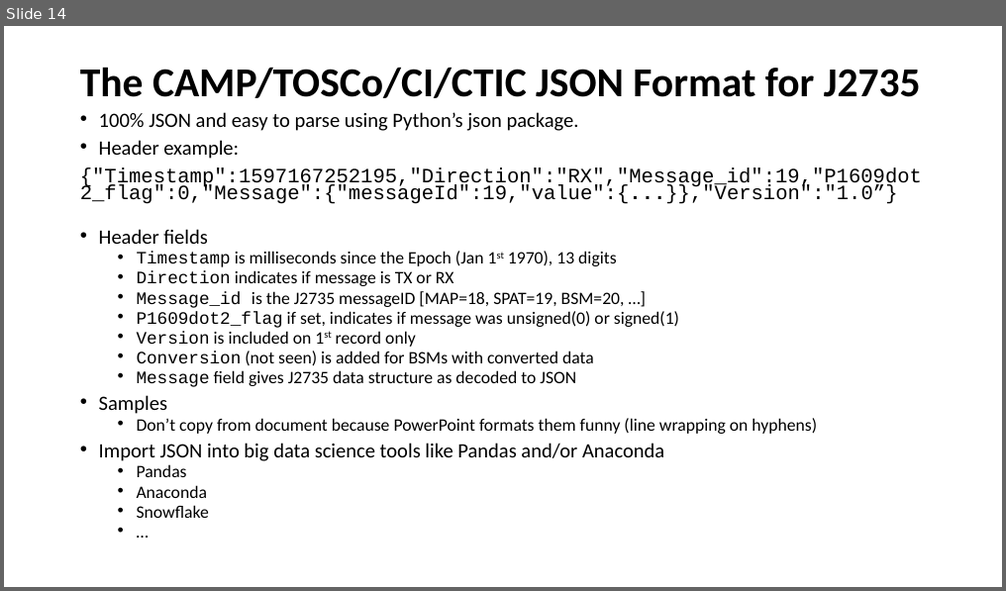
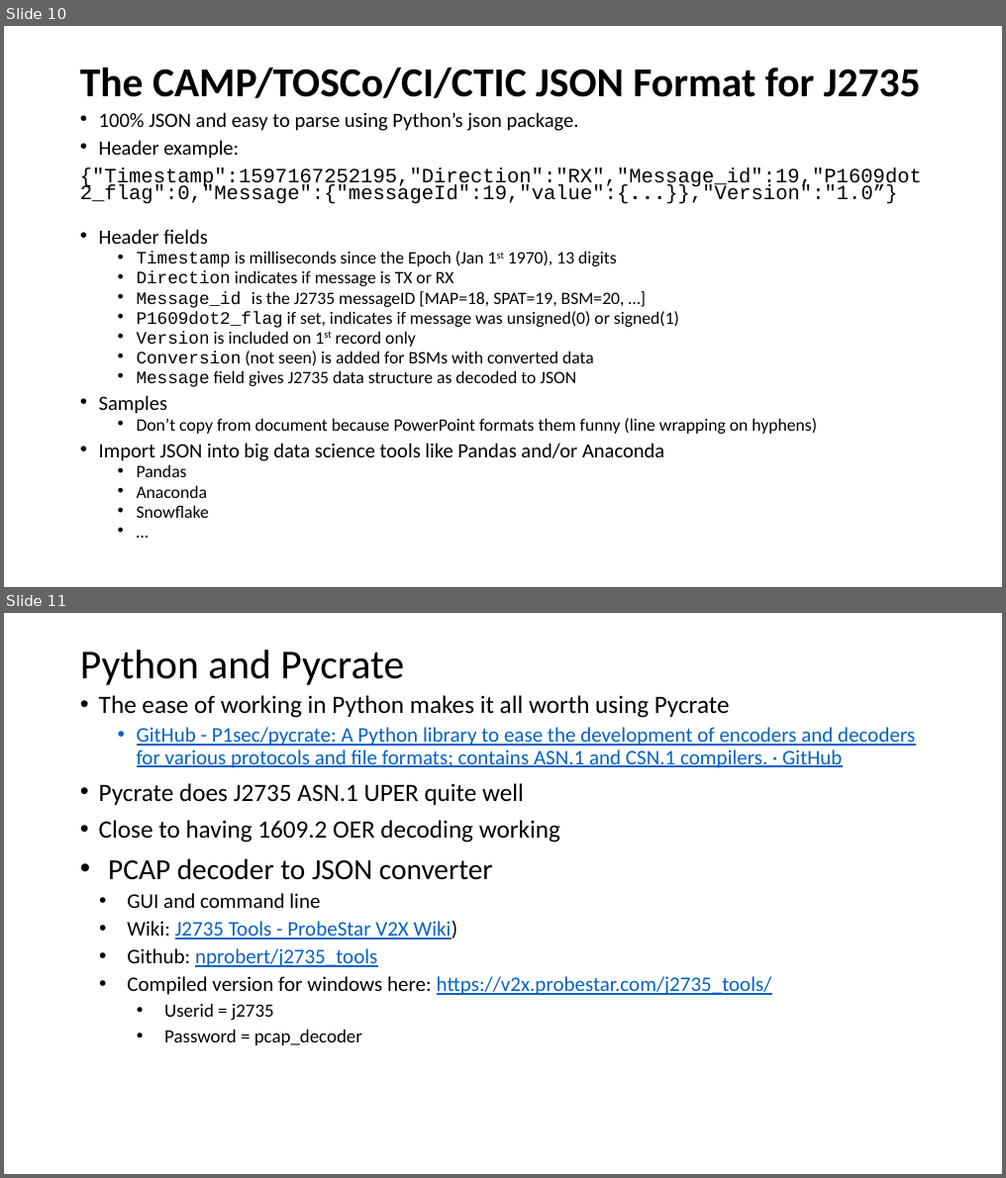
Before and after one commit to nprobert/j2735_tools, a slide deck: docs/NTCNA PCAP Decoder JSON Converter.pptx. Shown one above the other, each under a label of ours: slide 14 before the commit, slides 10 and 11 after it. The pictures are 1006x591 and 1006x1178 pixels, drawn with LibreOffice and Linux fonts; fonts in the diff are those of the drawing. Boxes give left, top, right and bottom in pixels: in the first picture for what was removed or moved away, otherwise in the second. Text is boxed around its words. In the diff, an @@ line names an element or a change of style, - is before the commit and + after.

```diff
--- a/docs/NTCNA PCAP Decoder JSON Converter.pptx
+++ b/docs/NTCNA PCAP Decoder JSON Converter.pptx
@@ slide 11 added at [4, 613, 1002, 1174], background #FFFFFF @@
@@ title added at [80, 650, 404, 685], 39.6 pt, text #000000 @@
+Python and Pycrate
@@ text added at [99, 695, 915, 1046], 20 pt, text #000000 @@
+• The ease of working in Python makes it all worth using Pycrate
+  • GitHub - P1sec/pycrate: A Python library to ease the development of encoders and decoders for various protocols and file formats; contains ASN.1 and CSN.1 compilers. · GitHub
+• Pycrate does J2735 ASN.1 UPER quite well
+• Close to having 1609.2 OER decoding working
+• PCAP decoder to JSON converter
+    • GUI and command line
+    • Wiki: J2735 Tools - ProbeStar V2X Wiki)
+    • Github: nprobert/j2735_tools
+    • Compiled version for windows here: https://v2x.probestar.com/j2735_tools/
+      • Userid = j2735
+      • Password = pcap_decoder
@@ what was slide 14 is now slide 10 @@
```
Also in this commit, not shown: 13 slides changed, 1 other slide added.
